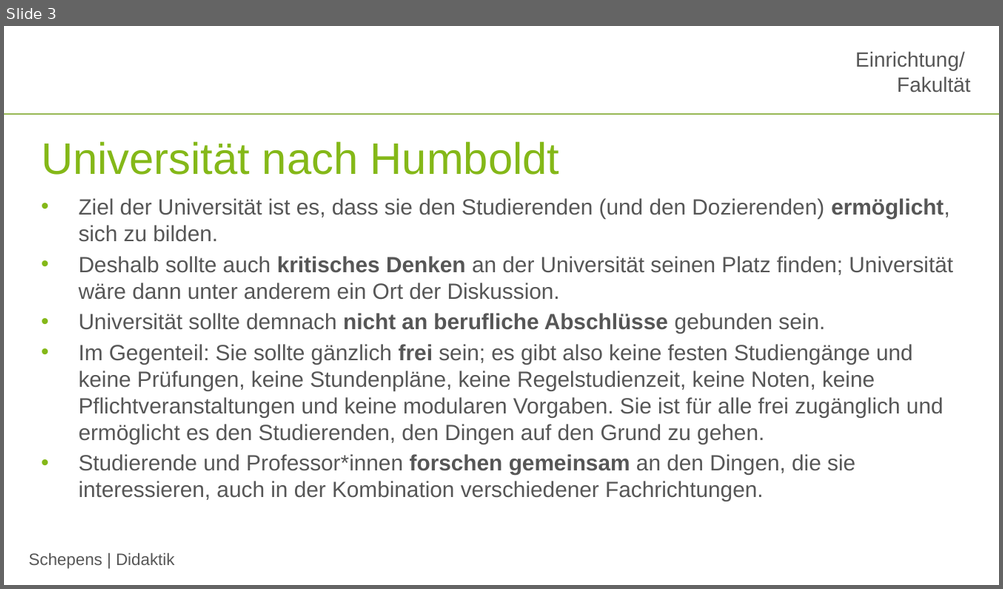
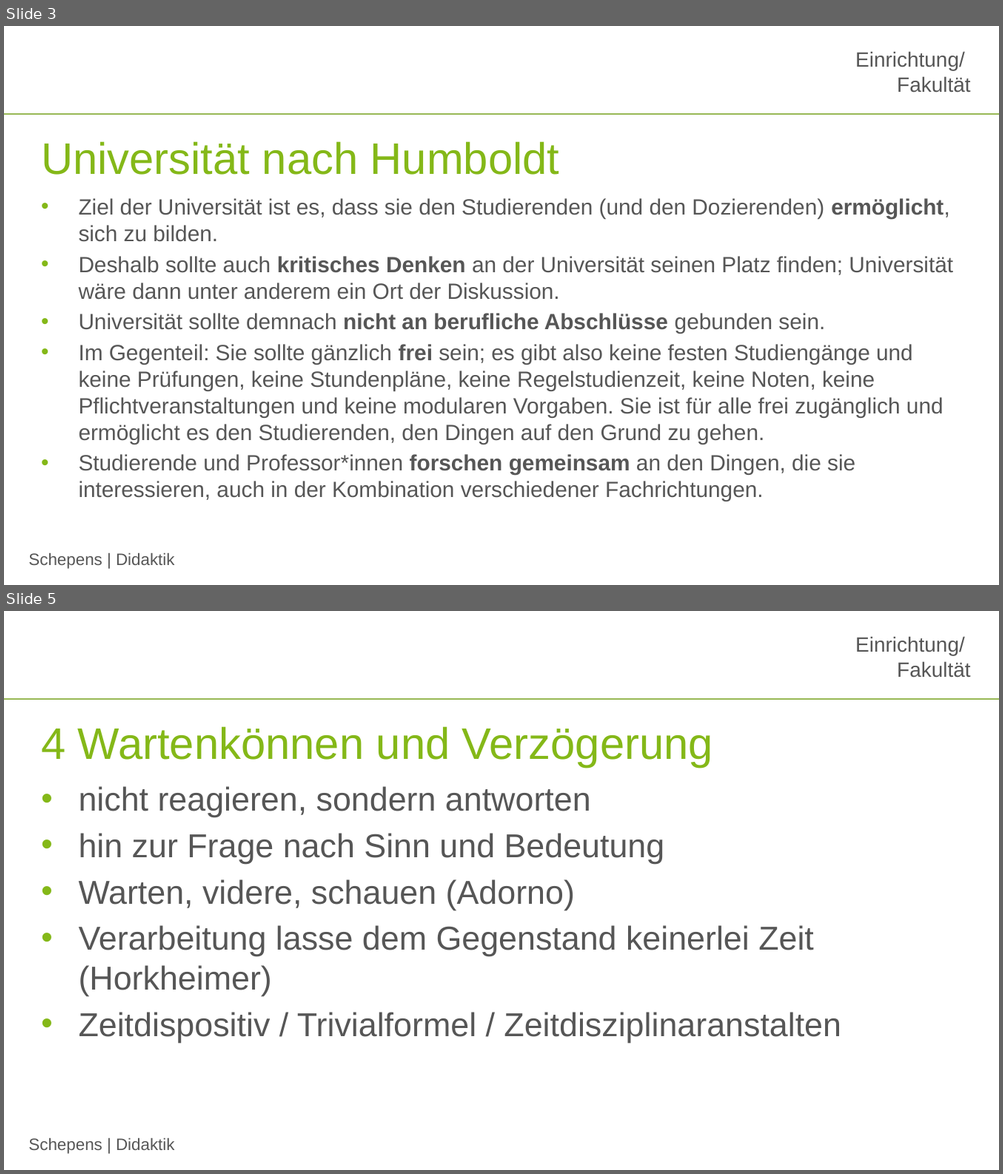
Before and after one commit to jobschepens/didakt22, a slide deck: folien/week4.pptx. Shown one above the other, each under a label of ours: slide 3 before the commit, slides 3 and 5 after it; the slides between them are not shown. The pictures are 1003x589 and 1003x1174 pixels, drawn with LibreOffice and Linux fonts; fonts in the diff are those of the drawing; background and template pictures are left out. Boxes give left, top, right and bottom in pixels: in the first picture for what was removed or moved away, otherwise in the second. Text is boxed around its words. In the diff, an @@ line names an element or a change of style, - is before the commit and + after.

```diff
--- a/folien/week4.pptx
+++ b/folien/week4.pptx
@@ slide 5 added at bbox=[4, 611, 999, 1170], background #FFFFFF; not listed: 3 template elements that a slide beside it also shows @@
@@ title added at bbox=[41, 726, 713, 768], 32 pt, text #84B818 @@
+4 Wartenkönnen und Verzögerung
@@ text added at bbox=[79, 786, 841, 1043], 24 pt, text #565656 @@
+• nicht reagieren, sondern antworten
+• hin zur Frage nach Sinn und Bedeutung
+• Warten, videre, schauen (Adorno)
+• Verarbeitung lasse dem Gegenstand keinerlei Zeit (Horkheimer)
+• Zeitdispositiv / Trivialformel / Zeitdisziplinaranstalten
```
Also in this commit, not shown: 3 other slides added, 3 slides removed.
